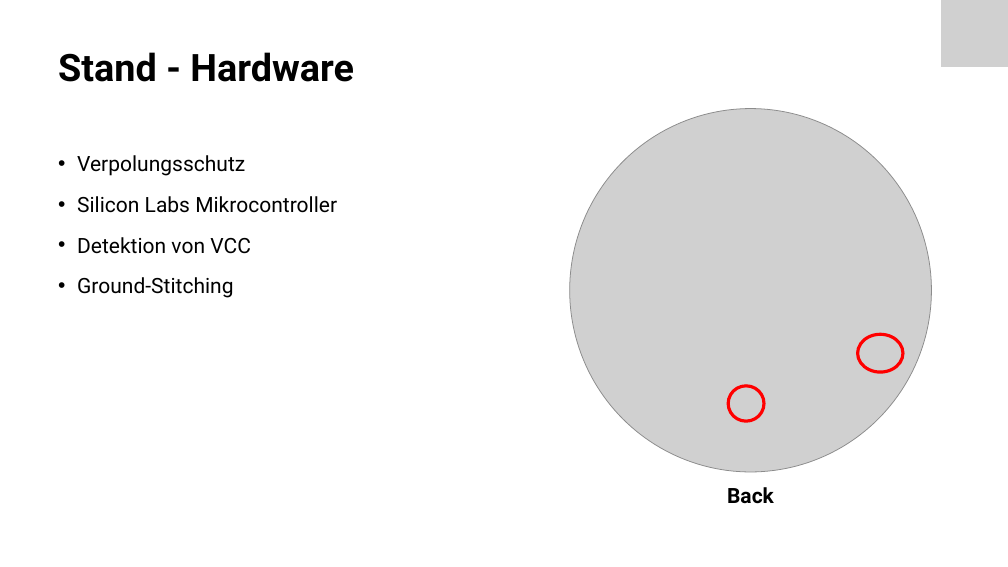
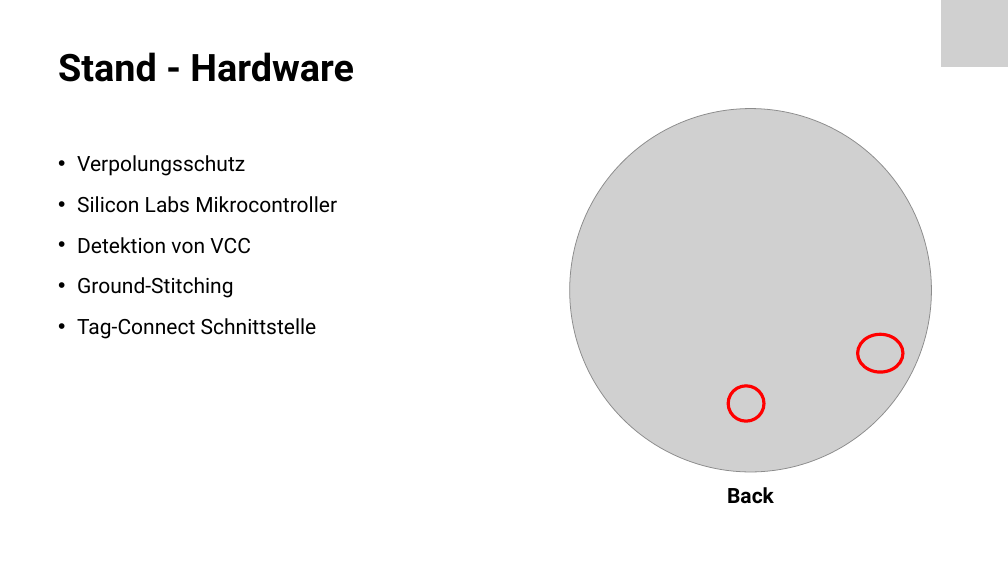
Before and after one commit to Froster2406/BAT2024, a slide deck: slide 9 of Dokumentation/Präsentation/BAT_Zwischenpraesentation.pptx. Drawn at 1008x567 pixels with LibreOffice and Linux fonts; fonts in the diff are those of the drawing; grey boxes stand for pictures. Boxes give left, top, right and bottom in pixels: in the first picture for what was removed or moved away, otherwise in the second. Text is boxed around its words. In the diff, an @@ line names an element or a change of style, - is before the commit and + after.

```diff
--- a/Dokumentation/Präsentation/BAT_Zwischenpraesentation.pptx
+++ b/Dokumentation/Präsentation/BAT_Zwischenpraesentation.pptx
@@ text at bbox=[77, 318, 317, 339]: paragraph added @@
+• Tag-Connect Schnittstelle
```
Also in this commit, not shown: 4 other slides changed, 1 slide added.
